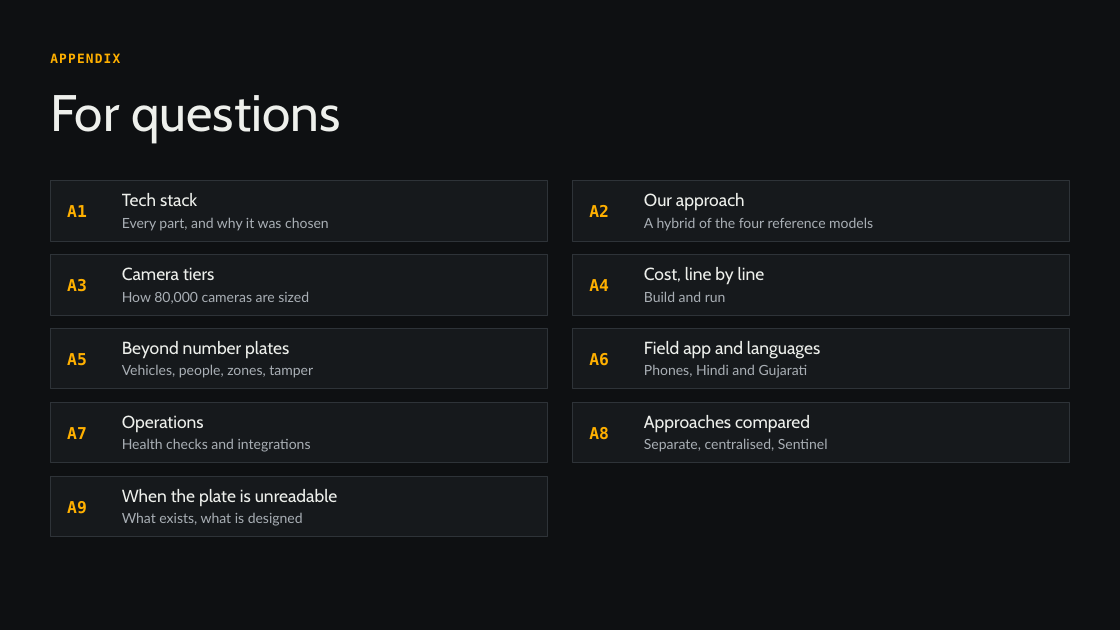
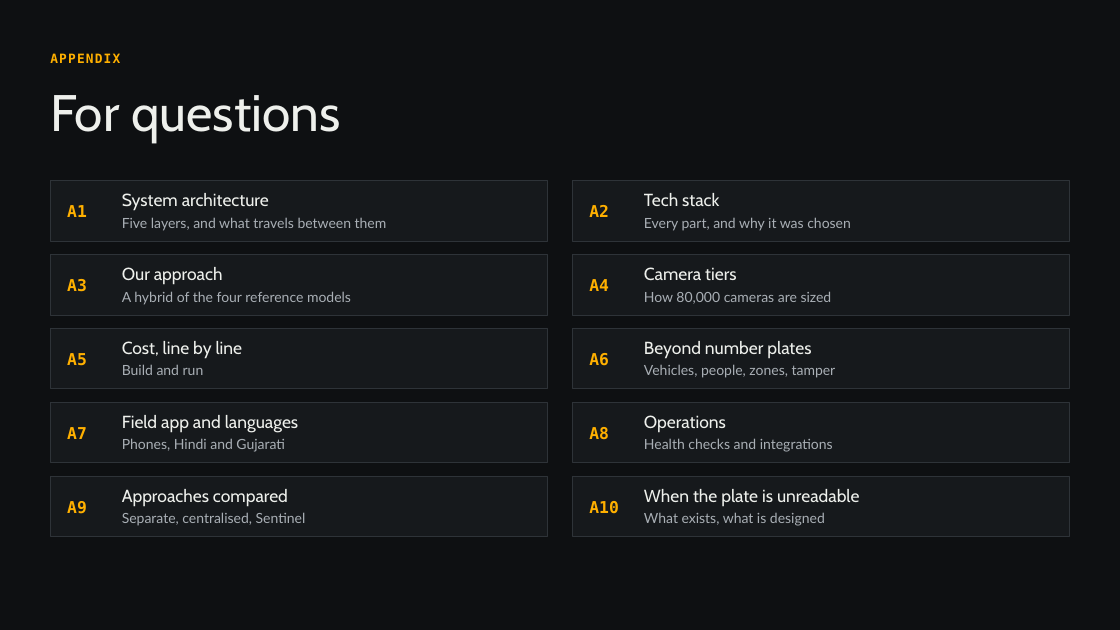
Before and after one commit to parthpatel643/sentinel-hackathon, a slide deck: slide 16 of docs/Sentinel-Finale-Pitch.pptx. Drawn at 1120x630 pixels with LibreOffice and Linux fonts; fonts in the diff are those of the drawing. Boxes give left, top, right and bottom in pixels: in the first picture for what was removed or moved away, otherwise in the second. Text is boxed around its words. In the diff, an @@ line names an element or a change of style, - is before the commit and + after.

```diff
--- a/docs/Sentinel-Finale-Pitch.pptx
+++ b/docs/Sentinel-Finale-Pitch.pptx
@@ text at (x1=122, y1=193, x2=269, y2=211): text changed @@
-Tech stack
+System architecture
@@ text at (x1=644, y1=193, x2=719, y2=206): text changed @@
-Our approach
+Tech stack
@@ text at (x1=122, y1=217, x2=387, y2=231): text changed @@
-Every part, and why it was chosen
+Five layers, and what travels between them
@@ text at (x1=644, y1=217, x2=851, y2=231): text changed @@
-A hybrid of the four reference models
+Every part, and why it was chosen
@@ text at (x1=122, y1=267, x2=223, y2=284): text changed @@
-Camera tiers
+Our approach
@@ text at (x1=644, y1=267, x2=736, y2=281): text changed @@
-Cost, line by line
+Camera tiers
@@ text at (x1=122, y1=291, x2=351, y2=305): text changed @@
-How 80,000 cameras are sized
+A hybrid of the four reference models
@@ text at (x1=644, y1=291, x2=832, y2=304): text changed @@
-Build and run
+How 80,000 cameras are sized
@@ text at (x1=122, y1=341, x2=243, y2=358): text changed @@
-Beyond number plates
+Cost, line by line
@@ text at (x1=644, y1=341, x2=811, y2=358): text changed @@
-Field app and languages
+Beyond number plates
@@ text at (x1=122, y1=364, x2=204, y2=375): text changed @@
-Vehicles, people, zones, tamper
+Build and run
@@ text at (x1=644, y1=364, x2=836, y2=378): text changed @@
-Phones, Hindi and Gujarati
+Vehicles, people, zones, tamper
@@ text at (x1=122, y1=415, x2=298, y2=432): text changed @@
-Operations
+Field app and languages
@@ text at (x1=644, y1=415, x2=726, y2=432): text changed @@
-Approaches compared
+Operations
@@ text at (x1=122, y1=438, x2=285, y2=452): text changed @@
-Health checks and integrations
+Phones, Hindi and Gujarati
@@ text at (x1=644, y1=438, x2=833, y2=452): text changed @@
-Separate, centralised, Sentinel
+Health checks and integrations
@@ rectangle added at (x1=573, y1=476, x2=1070, y2=537), fill #16191C, outline #2E3338 0.75 pt @@
@@ text at (x1=122, y1=489, x2=288, y2=506): text changed @@
-When the plate is unreadable
+Approaches compared
@@ text added at (x1=589, y1=501, x2=619, y2=514), 14 pt, text #FFB000, bold @@
+A10
@@ text added at (x1=644, y1=489, x2=859, y2=506), 15 pt, text #EEF0EC @@
+When the plate is unreadable
@@ text at (x1=122, y1=512, x2=306, y2=526): text changed @@
-What exists, what is designed
+Separate, centralised, Sentinel
@@ text added at (x1=644, y1=512, x2=825, y2=526), 12 pt, text #A9AFB5 @@
+What exists, what is designed
```
Also in this commit, not shown: 9 other slides changed, 1 slide added, 4 other files.
